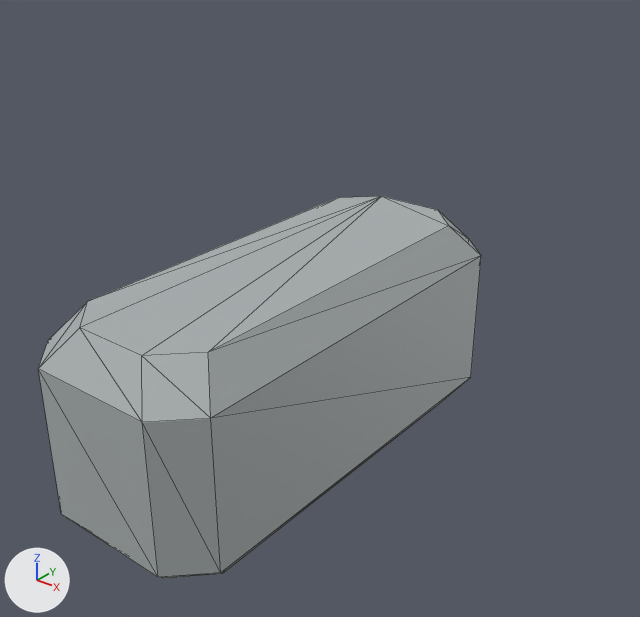
What one commit did to the glTF model assets/models/rifle_action.glb.
Before and after are seen from a camera (50 mm lens) standing at (0.1872, -0.1829, 0.1065) and looking at (0.0948, -0.0675, 0.0349). The axes (+X, +Y, +Z) are drawn at lower left. The lights are the same throughout. The picture after the commit comes second. Mesh edges are drawn as thin lines. Where no turn or scale is listed for an object, it has been applied to the vertices.

Before the edit, the objects in view are built like this:
```python
me_geometry_0 = bpy.data.meshes.new('geometry_0')
me_geometry_0.from_pydata(...)  # 32 vertices, 60 faces; spans x 0.101..0.129, y -0.1335..-0.0665, z 0.0295..0.0605
me_geometry_0.materials.append(mat_defaultmaterial)
# before: 0 (0.1098, -0.0702, 0.0295), 1 (0.1203, -0.0702, 0.0295), 2 (0.1252, -0.0752, 0.0295) at pixel (436, 405), 3 (0.1252, -0.1248, 0.0295) at pixel (222, 573), 4 (0.1203, -0.1297, 0.0295) at pixel (163, 578)
# before: 5 (0.1098, -0.1297, 0.0295), 6 (0.1047, -0.1248, 0.0295), 7 (0.1047, -0.0752, 0.0295), 8 (0.106, -0.0665, 0.0345), 9 (0.124, -0.0665, 0.0345)
# before: 10 (0.129, -0.0715, 0.0345) at pixel (470, 377), 11 (0.129, -0.1285, 0.0345) at pixel (220, 572), 12 (0.124, -0.1335, 0.0345) at pixel (158, 577), 13 (0.106, -0.1335, 0.0345) at pixel (61, 514), 14 (0.101, -0.1285, 0.0345)
# before: 15 (0.101, -0.0715, 0.0345), 16 (0.106, -0.0665, 0.0555), 17 (0.124, -0.0665, 0.0555) at pixel (468, 238), 18 (0.129, -0.0715, 0.0555) at pixel (481, 255), 19 (0.129, -0.1285, 0.0555) at pixel (210, 418)
# before: 20 (0.124, -0.1335, 0.0555) at pixel (142, 422), 21 (0.106, -0.1335, 0.0555) at pixel (38, 368), 22 (0.101, -0.1285, 0.0555) at pixel (48, 340), 23 (0.101, -0.0715, 0.0555), 24 (0.1098, -0.0702, 0.0605) at pixel (381, 196)
# before: 25 (0.1203, -0.0702, 0.0605) at pixel (437, 209), 26 (0.1252, -0.0752, 0.0605) at pixel (448, 225), 27 (0.1252, -0.1248, 0.0605) at pixel (208, 352), 28 (0.1203, -0.1297, 0.0605) at pixel (141, 355), 29 (0.1098, -0.1297, 0.0605) at pixel (79, 327)
# before: 30 (0.1047, -0.1248, 0.0605) at pixel (87, 301), 31 (0.1047, -0.0752, 0.0605) at pixel (338, 197)
ob_geometry_0 = bpy.data.objects.new('geometry_0', me_geometry_0)
ob_geometry_0.location = (0.0, 0.0, 0.0)
```
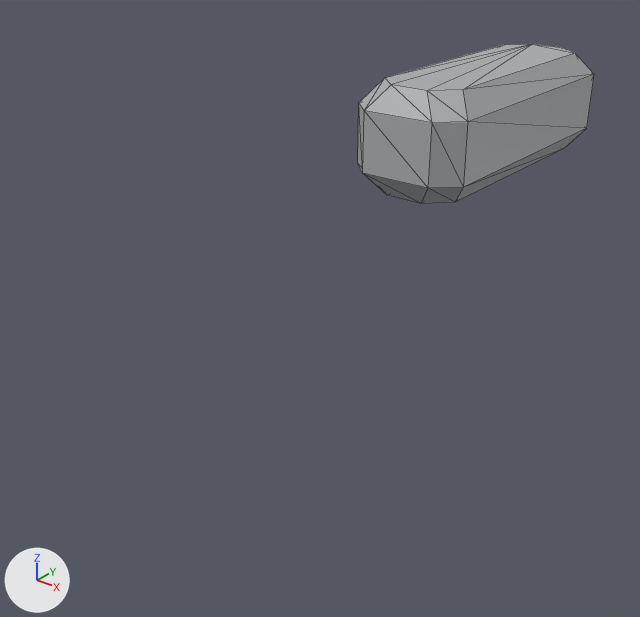
Edits to the scene script, one JSON object a line:
```json
{"block": "me_geometry_0", "where": "# used by ob_geometry_0; location = (0.0, 0.0, 0.0)"}
{"op": "remove", "block": "me_geometry_0", "code": "me_geometry_0.from_pydata(...)  # 32 vertices, 60 faces; spans x 0.101..0.129, y -0.1335..-0.0665, z 0.0295..0.0605"}
{"op": "add", "block": "me_geometry_0", "code": "me_geometry_0.from_pydata(...)  # 32 vertices, 60 faces; spans x 0.078..0.104, y -0.0385..0.0305, z 0.0465..0.0695"}
{"block": "me_geometry_0", "change": "me_geometry_0 part 1"}
{"op": "add", "block": "me_geometry_0", "code": "for i in [19, 20, 27, 28]: me_geometry_0.vertices[i].co += Vector((-0.025, 0.095, 0.009))"}
{"op": "add", "block": "me_geometry_0", "code": "for i in [3, 4, 11, 12]: me_geometry_0.vertices[i].co += Vector((-0.025, 0.095, 0.017))"}
{"op": "add", "block": "me_geometry_0", "code": "for i in [17, 18, 25, 26]: me_geometry_0.vertices[i].co += Vector((-0.025, 0.097, 0.009))"}
{"op": "add", "block": "me_geometry_0", "code": "for i in [1, 2, 9, 10]: me_geometry_0.vertices[i].co += Vector((-0.025, 0.097, 0.017))"}
{"op": "add", "block": "me_geometry_0", "code": "for i in [21, 22, 29, 30]: me_geometry_0.vertices[i].co += Vector((-0.023, 0.095, 0.009))"}
{"op": "add", "block": "me_geometry_0", "code": "for i in [5, 6, 13, 14]: me_geometry_0.vertices[i].co += Vector((-0.023, 0.095, 0.017))"}
{"op": "add", "block": "me_geometry_0", "code": "for i in [16, 23, 24, 31]: me_geometry_0.vertices[i].co += Vector((-0.023, 0.097, 0.009))"}
{"op": "add", "block": "me_geometry_0", "code": "for i in [0, 7, 8, 15]: me_geometry_0.vertices[i].co += Vector((-0.023, 0.097, 0.017))"}
```

Location of each change, [x1, y1, x2, y2] in pixels of the pictures (640 x 617 px):
```json
{"object": "geometry_0", "change": "reshaped", "before": [38, 196, 481, 578], "after": [358, 44, 594, 204], "on screen": "47% narrower, 58% shorter"}
```
